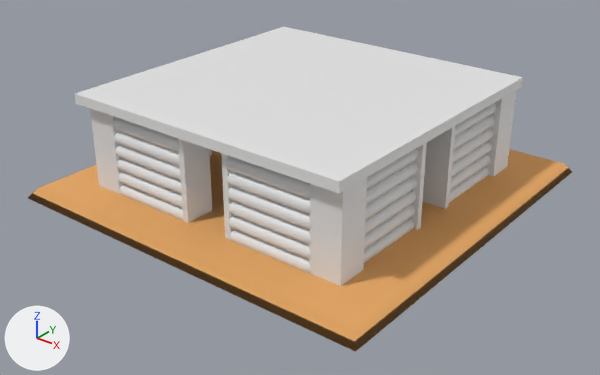
A saved change to the glTF model client/models/buildings/fallback.glb.
Rendered twice from a 50 mm camera at (4.22, -5.42, 3.24) aimed at (0.06, -0.21, 0.01). Arrows for +X, +Y and +Z are at lower left; the lights stay in place. Where no turn or scale is listed for an object, it has been applied to the vertices.
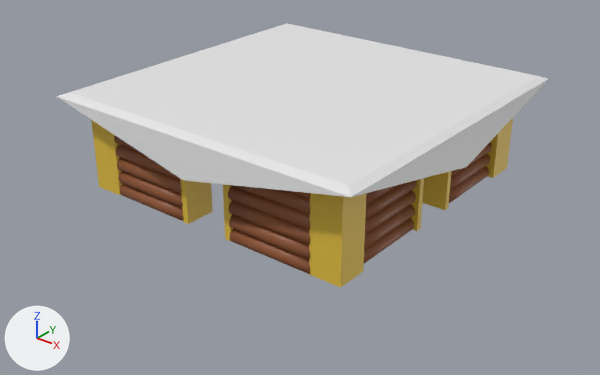
The newer file is also rescaled (x0.961), turned or shifted as a whole; pictures and numbers use the older file's frame.

Location of each change, (x1, y1, x2, y2) in pixels of the pictures (600 x 375 px):
'Plane', added: after (56, 23, 549, 197)
'Cube.004', recoloured: (75, 27, 523, 193) in both
'Cube', deleted: before (28, 149, 572, 352)
'Cylinder.001', recoloured (white to brown): (113, 117, 310, 274) in both
'Cylinder.002', recoloured (white to brown): (364, 103, 496, 263) in both
'Cube.002', recoloured (white to yellow): (309, 178, 367, 288) in both
'Cube.007', recoloured (white to yellow): (178, 139, 233, 241) in both
'Cube.009', recoloured (white to yellow): (411, 126, 455, 231) in both
'Cube.001', recoloured (white to yellow): (90, 108, 122, 195) in both
'Cube.005', recoloured (white to yellow): (486, 91, 516, 178) in both
'Cube.008', recoloured: (209, 149, 212, 156) in both

Diff of the bpy script that builds the scene:
```diff
--- a/client/models/buildings/fallback.glb.py
+++ b/client/models/buildings/fallback.glb.py
@@ mat_stone @@
 mat_stone = principled_material('stone')
-mat_stone.base_color = (0.8, 0.8, 0.8)  # white #e7e7e7
+mat_stone.base_color = (0.8, 0.542, 0.053)  # yellow #e7c241
@@ mat_bark @@
+mat_bark = principled_material('bark')
+mat_bark.base_color = (0.279, 0.0882, 0.0295)  # brown #905430
@@ me_cylinder_001 @@
 me_cylinder_001.from_pydata(...)  # 3072 vertices, 6048 faces; spans x -1.04..1.04, y -0.06..2.52, z -0.06..0.68
-me_cylinder_001.materials.append(mat_wood)  # white #e7e7e7
+me_cylinder_001.materials.append(mat_bark)  # brown #905430
@@ me_cube_005 @@
 me_cube_005.from_pydata(...)  # 8 vertices, 12 faces; spans x -1.38..1.38, y -1.38..1.38, z -0.04..0.04
-me_cube_005.materials.append(mat_wood)  # white #e7e7e7
+me_cube_005.materials.append(mat_bark)  # brown #905430
@@ me_cylinder_002 @@
 me_cylinder_002.from_pydata(...)  # 3072 vertices, 6048 faces; spans x -2.52..0.06, y -1.04..1.04, z -0.06..0.68
-me_cylinder_002.materials.append(mat_wood)  # white #e7e7e7
+me_cylinder_002.materials.append(mat_bark)  # brown #905430
@@ me_plane @@
+me_plane.from_pydata([(0.0, -1.55, -0.37), (1.55, 0.0, -0.37), (-1.55, 0.0, -0.37), (0.0, 1.55, -0.37), (-1.52, -1.52, -0.05), (1.52, -1.52, -0.05), (1.52, 1.52, -0.05), (-1.52, 1.52, -0.05), (0.0, 0.0, -0.02), (1.44, 1.44, -0.02), (-1.44, 1.44, -0.02), (-1.44, -1.44, -0.02), (1.44, -1.44, -0.02)], [], [(8, 9, 10), (4, 11, 10), (4, 10, 7), (0, 5, 4), (5, 1, 6), (4, 5, 12), (4, 12, 11), (7, 6, 3), (6, 9, 12), (6, 12, 5), (7, 2, 4), (10, 11, 8), (12, 9, 8), (11, 12, 8), (10, 9, 6), (10, 6, 7)])
+me_plane.materials.append(mat_wood)  # white #e7e7e7
@@ ob_cube @@
-ob_cube = bpy.data.objects.new('Cube', me_cube_004)
-ob_cube.location = (-0.002, -0.007, -0.022)
@@ ob_plane @@
+ob_plane = bpy.data.objects.new('Plane', me_plane)
+ob_plane.location = (0.0, 0.0, 0.933)
```
